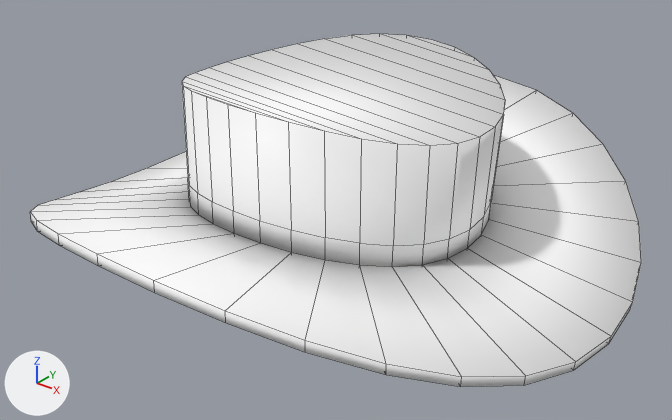
The FBX model Assets/Assets/Assests3D/Bronco/Cowboy_Negro.fbx as it was, and as the next commit left it.
Both versions are drawn from a camera (50 mm lens) standing at (1.783, 2.105, 1.356) and looking at (0.034, 4.291, 0.0). Lighting does not change. The marker at lower left points along +X, +Y and +Z. The older version comes first. Mesh edges are drawn as thin lines.
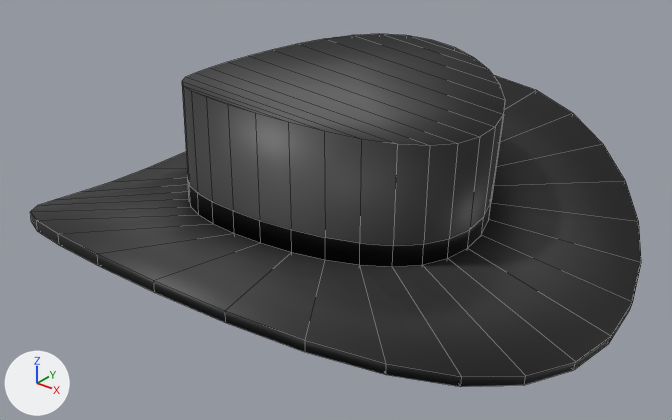
The newer file is also turned or shifted as a whole; pictures and numbers use the older file's frame.

Where the change shows, as pixel boxes [x1, y1, x2, y2] in the pictures (672 x 420 px):
'Circle.002', surface changed (white to grey): [30, 34, 641, 387] in both

The change, as a diff of the scene's bpy script:
```diff
--- a/Assets/Assets/Assests3D/Bronco/Cowboy_Negro.fbx.py
+++ b/Assets/Assets/Assests3D/Bronco/Cowboy_Negro.fbx.py
@@ img_enemy_textures_png @@
+img_enemy_textures_png = load_image('Enemy_Textures.png', '../../../Materials/Textures/Enemy_Textures.png', 556, 592, 'sRGB')
@@ mat_material_001 @@
 mat_material_001 = principled_material('Material.001')
-mat_material_001.texture = img_gradient_pallete_02_png
+mat_material_001.texture = img_enemy_textures_png
@@ me_circle_002 @@
 me_circle_002.from_pydata(...)  # 192 vertices, 239 faces; spans x -0.99..0.99, y -0.98..0.98, z -0.17..0.47
 # used by ob_circle_002; location = (0.0, 4.354, 0.0)
+# me_circle_002 part 1: texture (UV) coordinates of 239 of 239 faces, centred in x -0.98..0.98, y -0.97..0.97, z -0.15..0.46, changed; they spanned u 0.39..0.53, v 0.0..0.98 and now span u 0.29..0.4, v 0.88..0.99
 me_circle_002.materials.append(mat_material_001)
```
